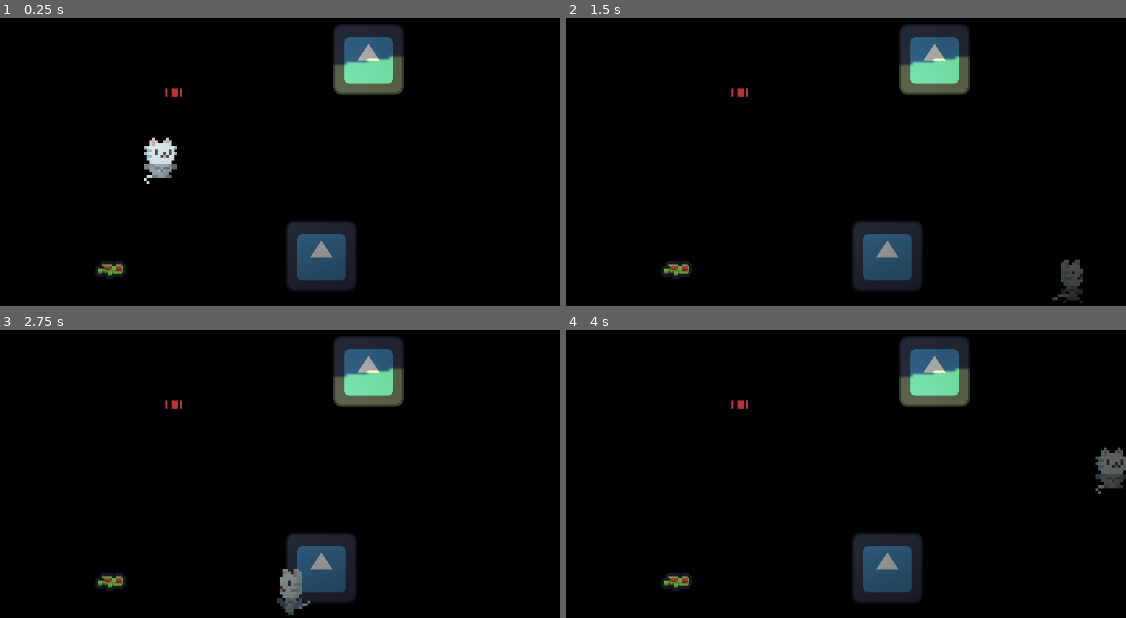
Above: before the commit, frames 1-4 (two rows, left to right).
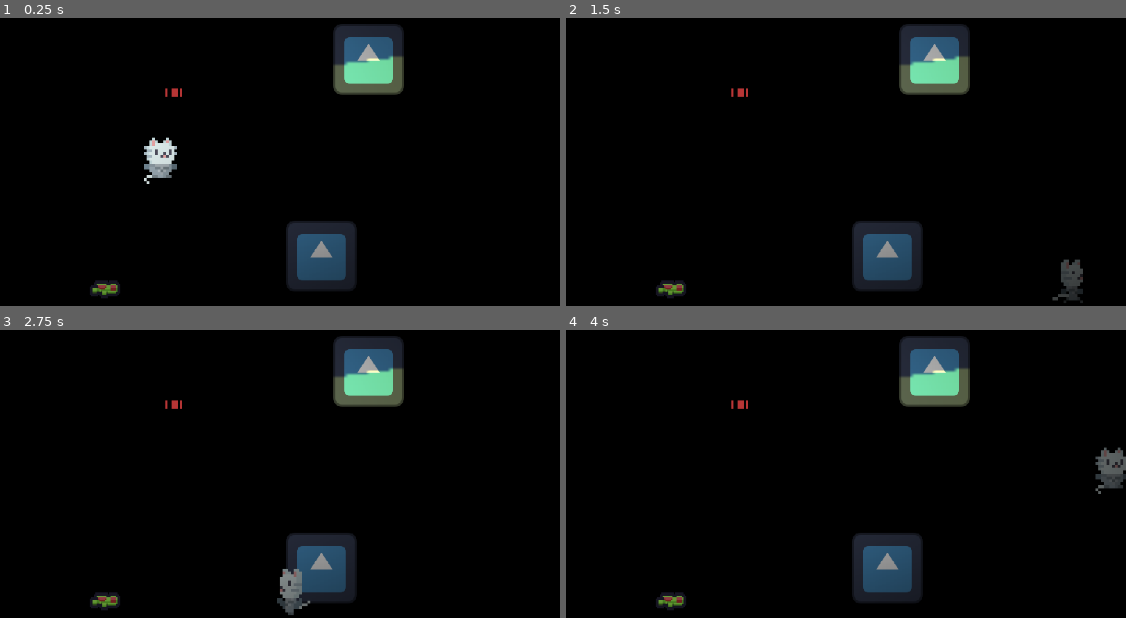
Above: after the commit, the same moments.

Repository: TLeTu/Jam02-Kitty-Night
Game: Godot game, scene res://Nodes/game.tscn
Two runs of this game, one before a commit and one after it. Both use one fixed random seed, a clock stepped at 60 frames per second and the inputs below. The engine's default icon, where the game draws it, is replaced by a stand-in: a white triangle on a blue panel in a dark square.
Inputs (mouse positions are in pixels of both pictures, inside the frame that each line leads up to):
- Up to frame 1 (0.25 s): no input
- Up to frame 2 (1.5 s): move the mouse to (902, 58) at 0.52 s; hold D (MoveRight) from 0.53 s (still down); tap F (Drop) at 0.6 s; tap Space (Jump) at 0.77 s; move the mouse to (566, 104) at 1.27 s; click (566, 104) at 1.35 s
- Up to frame 3 (2.75 s): tap Space (Jump) at 1.52 s; move the mouse to (outside the picture) at 2.02 s; release D (MoveRight) at 2.03 s; hold A (MoveLeft) from 2.03 s (still down); tap F (Drop) at 2.1 s
- Up to frame 4 (4 s): move the mouse to (689, 482) at 2.77 s; release A (MoveLeft) at 2.78 s; hold D (MoveRight) from 2.78 s (still down); click (689, 482) at 2.85 s; tap Space (Jump) at 3.02, 3.77 s; move the mouse to (963, 459) at 3.52 s; tap F (Drop) at 3.6 s

The runs differ from the first frame. In frame 1, 0.5% of the frame differs, in the area x 16-23%, y 84-98%; in frame 2, 0.5%; in frame 3, 0.5%; in frame 4, 0.5%.

Commit message:
Gun drop mechanic

Diff:
--- a/Nodes/game.tscn
+++ b/Nodes/game.tscn
@@ -24,7 +24,7 @@
 [node name="Game" type="Node2D"]
 
 [node name="Gun" parent="." node_paths=PackedStringArray("_player", "_objectHolder") instance=ExtResource("2_lo0um")]
-position = Vector2(-21, 68)
+position = Vector2(-23, 75)
 scale = Vector2(0.501955, 0.52257)
 _player = NodePath("../Player")
 _objectHolder = NodePath("../Objects")
--- a/_Scripts/Unit/Gun.gd
+++ b/_Scripts/Unit/Gun.gd
@@ -1,4 +1,4 @@
-extends Node2D
+extends Area2D
 
 const _bullet = preload("res://Nodes/bullet.tscn")
 
@@ -12,6 +12,7 @@
 
 var _currentState: State
 var _playerIn = false
+var _gravity = 98
 # Called when the node enters the scene tree for the first time.
 func _ready() -> void:
 	pass
@@ -19,8 +20,10 @@
 # Called every frame. 'delta' is the elapsed time since the previous frame.
 func _process(delta: float) -> void:
 	_currentState = _stateMachine._get_current_state()
-	if _currentState.get_name() == "Grounded" and _playerIn:
-		if Input.is_action_just_pressed("Pickup"):
+	if _currentState.get_name() == "Grounded":
+		if position.y < 75:
+			position += _gravity * delta * gravity_direction
+		if Input.is_action_just_pressed("Pickup") and _playerIn:
 			_pick_up()
 	if _currentState.get_name() == "PickedUp":
 		look_at(get_global_mouse_position())
--- a/_Scripts/Unit/VentMonster.gd
+++ b/_Scripts/Unit/VentMonster.gd
@@ -42,4 +42,4 @@
 	currentState._transitioned.emit(currentState, "Entering")
 
 func _on_entering_timer_timeout() -> void:
-	print("You dead")
+	currentState._transitioned.emit(currentState, "Entered")
